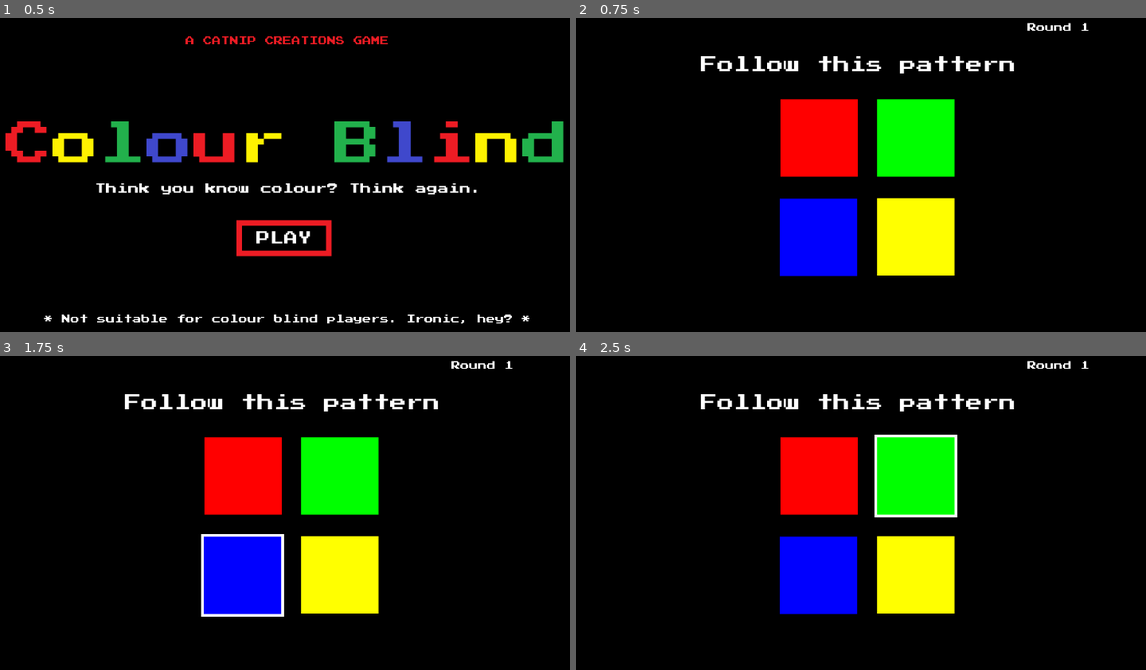
Above: before the commit, frames 1-4 (two rows, left to right).
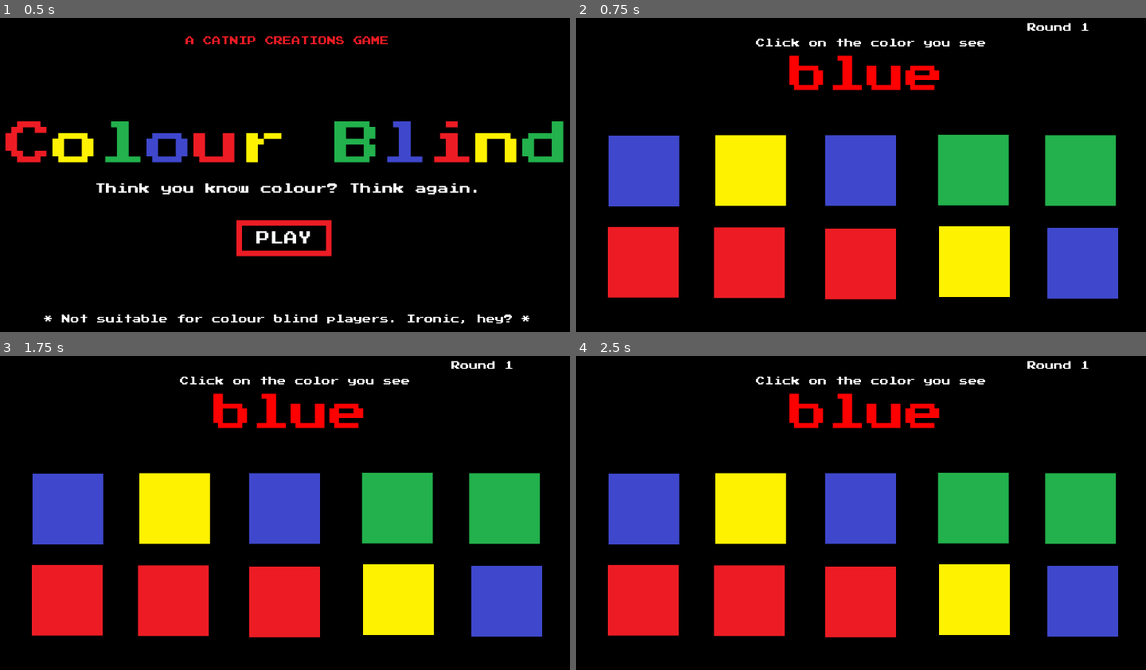
Above: after the commit, the same moments.

Repository: kwrightsk/game-jam-january-2026
Game: Godot game, scene res://Scenes/title_screen.tscn
Two runs of this game, one before a commit and one after it. Both use one fixed random seed, a clock stepped at 60 frames per second and the inputs below.
Inputs (mouse positions are in pixels of both pictures, inside the frame that each line leads up to):
- Up to frame 1 (0.5 s): no input
- Up to frame 2 (0.75 s): click "PLAY" at 0.5 s
- Up to frame 3 (1.75 s): tap Enter at 1.25 s; move the mouse to (245, 475) at 1.27 s; press the mouse at (245, 475) at 1.28 s
- Up to frame 4 (2.5 s): tap Space at 2 s; move the mouse to (918, 475) at 2.02 s; release the mouse at (918, 475) at 2.03 s; click (918, 475) at 2.1 s

Frame 1 is identical in both runs. In frame 2, 40% of the frame differs, in the area x 5-96%, y 6-90%; in frame 3, 40%; in frame 4, 40%.

Commit message:
attempting to make another mini game screen

Diff:
--- a/Scenes/main_level.tscn
+++ b/Scenes/main_level.tscn
@@ -1,10 +1,11 @@
-[gd_scene load_steps=6 format=3 uid="uid://qkg5k1hckfiy"]
+[gd_scene load_steps=7 format=3 uid="uid://qkg5k1hckfiy"]
 
 [ext_resource type="Script" path="res://scripts/main_level.gd" id="1_h5yc7"]
 [ext_resource type="PackedScene" uid="uid://brp5dwa1lqmhn" path="res://Scenes/colour_picker.tscn" id="1_ttbch"]
 [ext_resource type="PackedScene" uid="uid://8qdw8mq7yxqf" path="res://Scenes/simon_says_level.tscn" id="3_o8xnw"]
 [ext_resource type="PackedScene" uid="uid://c2aramtbfm6t5" path="res://Scenes/word_picker.tscn" id="4_5ub60"]
 [ext_resource type="PackedScene" uid="uid://bj7vkxnbk8dij" path="res://Scenes/word_color_picker.tscn" id="5_bc5uf"]
+[ext_resource type="PackedScene" uid="uid://bxrkqfefn5yun" path="res://Scenes/shape_color_picker.tscn" id="6_g0bb6"]
 
 [node name="MainLevel" type="Node2D"]
 script = ExtResource("1_h5yc7")
@@ -30,3 +31,5 @@
 [node name="WordPicker" parent="." instance=ExtResource("4_5ub60")]
 
 [node name="WordColorPicker" parent="." instance=ExtResource("5_bc5uf")]
+
+[node name="ShapeColorPicker" parent="." instance=ExtResource("6_g0bb6")]
--- /dev/null
+++ b/Scenes/shape_color_picker.gd
@@ -0,0 +1,109 @@
+extends Node
+@onready var color_word = $CanvasLayer/ColorWord
+@onready var word_background = $CanvasLayer/SquareColor1
+var colours = {
+	"red": Color.RED,
+	"green": Color.LIME_GREEN,
+	"blue": Color.BLUE,
+	"yellow": Color.YELLOW
+}
+var color_names = ["red", "green", "blue", "yellow"]
+var matched = false
+var correct_color = ""
+@export var round_path: NodePath
+@onready var round = get_node(round_path)
+
+func _ready() -> void:
+	# Hide everything at start
+	$CanvasLayer.visible = false
+
+	for c in $CanvasLayer/squares.get_children():
+		c.visible = false
+		c.clickable = false
+
+	# Connect signals
+	for c in $CanvasLayer/squares.get_children():
+		if not c.colourClicked.is_connected(_on_colour_clicked):
+			c.colourClicked.connect(_on_colour_clicked)
+
+func start_game() -> void:
+	# Show CanvasLayer when game starts
+	$CanvasLayer.visible = true
+
+	matched = false
+	correct_color = ""
+	round.text = "Round "+ str(Globals.round)
+	set_random_word()
+	rand_colours()
+
+func _process(delta: float) -> void:
+	pass
+
+func rand_colours():
+	var children = $CanvasLayer/squares.get_children()
+	var shuffled_colours = color_names.duplicate()
+	shuffled_colours.shuffle()
+
+	# Make sure the winning color is in the squares
+	if not shuffled_colours.has(correct_color):
+		shuffled_colours[0] = correct_color
+		shuffled_colours.shuffle()
+
+	var pool = []
+	while pool.size() < children.size():
+		pool += shuffled_colours
+
+	pool.shuffle()
+	for i in range(children.size()):
+		children[i].visible = true
+		children[i].set_Colour(pool[i])
+		children[i].clickable = true
+
+func _on_colour_clicked(colour):
+	print("User clicked:", colour)
+	print("Shape color was:", correct_color)
+
+	if colour == correct_color:
+		print("Correct!")
+		Globals.round += 1
+		get_parent().on_minigame_complete()
+	else:
+		print("Wrong!")
+		get_parent().game_over()
+
+func set_random_word():
+	var word = color_names.pick_random()
+	var font_colour = color_names.pick_random()
+	var bg_colour = color_names.pick_random()
+
+	# Optional: keep them all different
+	while font_colour == word:
+		font_colour = color_names.pick_random()
+
+	while bg_colour == font_colour or bg_colour == word:
+		bg_colour = color_names.pick_random()
+
+	# Set word text
+	color_word.text = word
+
+	# Set font color
+	color_word.add_theme_color_override(
+		"font_color",
+		colours[font_colour]
+	)
+
+	# Set background shape color
+	word_background.color = colours[bg_colour]
+
+	# THIS is the correct answer now
+	correct_color = bg_colour
+
+	print("Word:", word)
+	print("Font color:", font_colour)
+	print("Background color (correct):", bg_colour)
+
+func hide_game():
+	for c in $CanvasLayer/squares.get_children():
+		c.clickable = false
+		c.visible = false
+	$CanvasLayer.visible = false
--- /dev/null
+++ b/Scenes/shape_color_picker.tscn
@@ -0,0 +1,89 @@
+[gd_scene load_steps=4 format=3 uid="uid://bxrkqfefn5yun"]
+
+[ext_resource type="Script" path="res://Scenes/shape_color_picker.gd" id="1_u1toa"]
+[ext_resource type="FontFile" uid="uid://boafiido6lxpb" path="res://assets/PressStart2P.ttf" id="2_wrc73"]
+[ext_resource type="PackedScene" uid="uid://b46h2qeluiuqj" path="res://Scenes/interactable_colour.tscn" id="3_yk78y"]
+
+[node name="ShapeColorPicker" type="Node2D"]
+script = ExtResource("1_u1toa")
+
+[node name="CanvasLayer" type="CanvasLayer" parent="."]
+
+[node name="ColorRect" type="ColorRect" parent="CanvasLayer"]
+anchors_preset = 15
+anchor_right = 1.0
+anchor_bottom = 1.0
+grow_horizontal = 2
+grow_vertical = 2
+mouse_filter = 1
+color = Color(0, 0, 0, 1)
+
+[node name="Round" type="Label" parent="CanvasLayer/ColorRect"]
+layout_mode = 0
+offset_left = 870.0
+offset_top = 54.0
+offset_right = 1075.0
+offset_bottom = 85.0
+theme_override_fonts/font = ExtResource("2_wrc73")
+text = "Round:"
+
+[node name="Instruction" type="Label" parent="CanvasLayer"]
+anchors_preset = -1
+anchor_top = -0.177469
+anchor_right = 0.0720486
+anchor_bottom = -0.177469
+offset_left = 272.0
+offset_top = 199.0
+offset_right = 797.0
+offset_bottom = 262.0
+mouse_filter = 1
+theme_override_fonts/font = ExtResource("2_wrc73")
+text = "Click on the shape you see"
+horizontal_alignment = 1
+metadata/_edit_use_anchors_ = true
+
+[node name="SquareColor1" parent="CanvasLayer" instance=ExtResource("3_yk78y")]
+position = Vector2(496, 150)
+scale = Vector2(0.3, 0.3)
+
+[node name="ColorWord" type="Label" parent="CanvasLayer"]
+offset_top = 117.0
+offset_right = 1151.0
+offset_bottom = 206.0
+mouse_filter = 1
+theme_override_fonts/font = ExtResource("2_wrc73")
+theme_override_font_sizes/font_size = 70
+text = "red"
+horizontal_alignment = 1
+
+[node name="squares" type="Node" parent="CanvasLayer"]
+
+[node name="SquareColor1" parent="CanvasLayer/squares" instance=ExtResource("3_yk78y")]
+position = Vector2(176, 322)
+
+[node name="SquareColor2" parent="CanvasLayer/squares" instance=ExtResource("3_yk78y")]
+position = Vector2(369, 321)
+
+[node name="SquareColor3" parent="CanvasLayer/squares" instance=ExtResource("3_yk78y")]
+position = Vector2(568, 321)
+
+[node name="SquareColor4" parent="CanvasLayer/squares" instance=ExtResource("3_yk78y")]
+position = Vector2(772, 320)
+
+[node name="SquareColor5" parent="CanvasLayer/squares" instance=ExtResource("3_yk78y")]
+position = Vector2(966, 321)
+
+[node name="SquareColor6" parent="CanvasLayer/squares" instance=ExtResource("3_yk78y")]
+position = Vector2(175, 487)
+
+[node name="SquareColor7" parent="CanvasLayer/squares" instance=ExtResource("3_yk78y")]
+position = Vector2(367, 488)
+
+[node name="SquareColor8" parent="CanvasLayer/squares" instance=ExtResource("3_yk78y")]
+position = Vector2(568, 490)
+
+[node name="SquareColor9" parent="CanvasLayer/squares" instance=ExtResource("3_yk78y")]
+position = Vector2(774, 486)
+
+[node name="SquareColor10" parent="CanvasLayer/squares" instance=ExtResource("3_yk78y")]
+position = Vector2(970, 489)
--- a/scripts/main_level.gd
+++ b/scripts/main_level.gd
@@ -4,6 +4,7 @@
 @onready var colour_picker = $ColourPicker
 @onready var word_picker = $WordPicker
 @onready var color_word_picker = $WordColorPicker
+@onready var shape_color_picker = $ShapeColorPicker
 #@onready var score_label = $ScoreLabel
 #@onready var game_over_label = $GameOverLabel
 
@@ -14,7 +15,7 @@
 	print("Children of main_level:")
 	for child in get_children():
 		print("  - ", child.name)
-	mini_games = [simon_says, colour_picker, word_picker, color_word_picker]
+	mini_games = [simon_says, colour_picker, word_picker, color_word_picker, shape_color_picker]
 	#game_over_label.visible = false
 
 	#reset score
